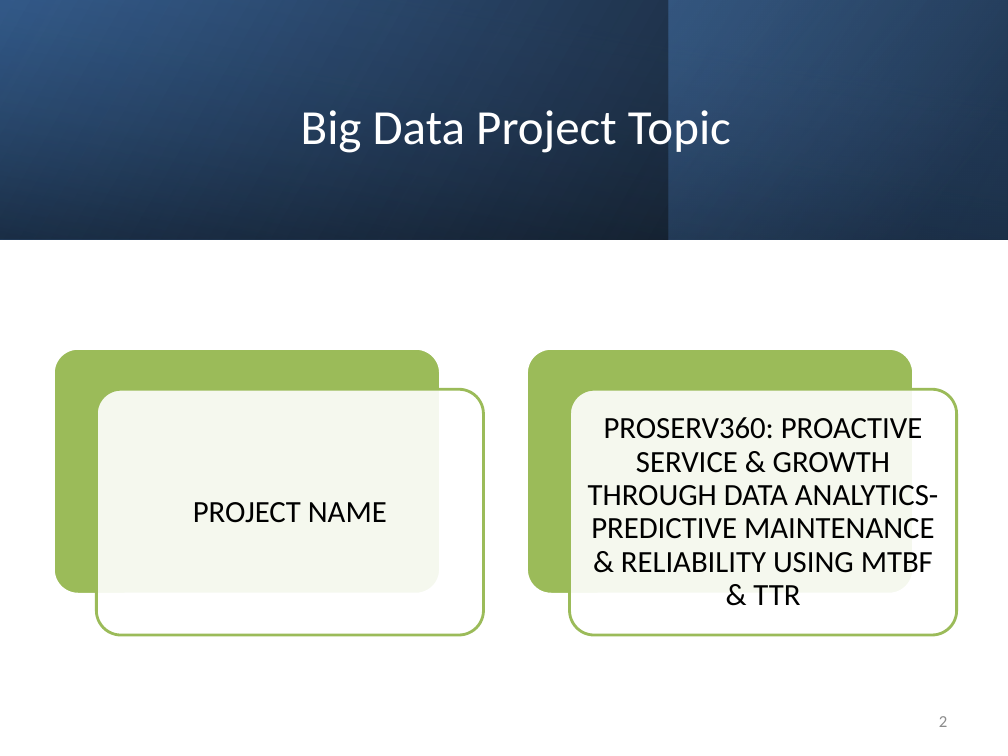
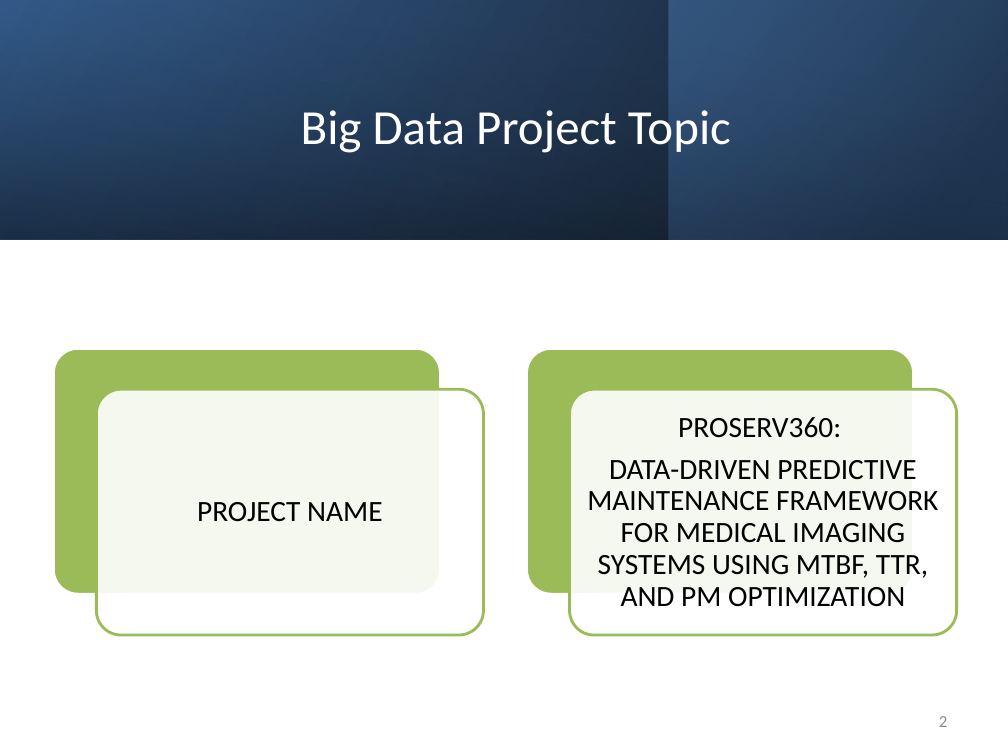
Before and after one commit to shohaghcsesust/BigData-MSProject, a slide deck: slide 2 of BigData_Project_Pro Serv 360.pptx. Drawn at 1008x756 pixels with LibreOffice and Linux fonts; fonts in the diff are those of the drawing. Boxes give left, top, right and bottom in pixels: in the first picture for what was removed or moved away, otherwise in the second. Text is boxed around its words. In the diff, an @@ line names an element or a change of style, - is before the commit and + after.

```diff
--- a/BigData_Project_Pro Serv 360.pptx
+++ b/BigData_Project_Pro Serv 360.pptx
@@ text "PROJECT NAME" at box(197, 502, 382, 522): size 22 to 21 pt @@
@@ text at box(587, 417, 938, 606): text changed; size 22 to 21 pt @@
-PROSERV360: PROACTIVE SERVICE & GROWTH THROUGH DATA ANALYTICS-PREDICTIVE MAINTENANCE & RELIABILITY USING MTBF & TTR
+PROSERV360:
+DATA-DRIVEN PREDICTIVE MAINTENANCE FRAMEWORK FOR MEDICAL IMAGING SYSTEMS USING MTBF, TTR, AND PM OPTIMIZATION
```
Also in this commit, not shown: 8 other slides changed, 10 slides added, 1 slide removed, 2 other files.
